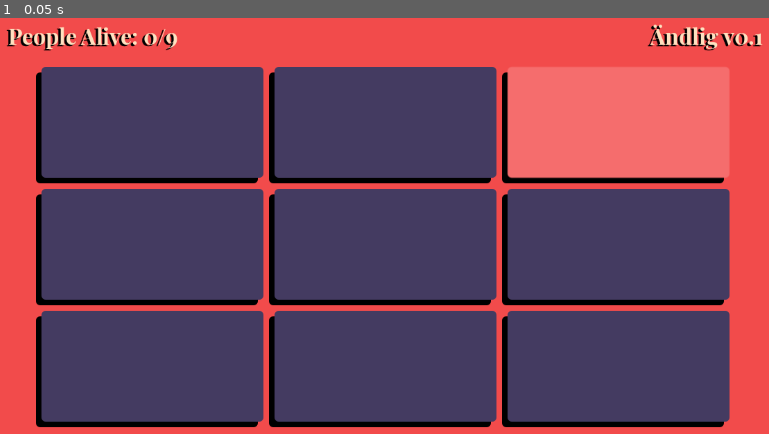
Above: before the commit, frame 1.
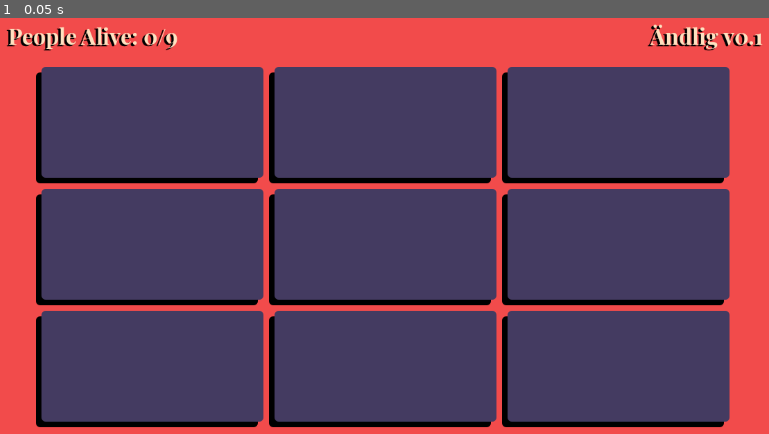
Above: after the commit, the same moment.

Repository: TheTwoBoom/andlig
Game: Godot game, scene res://game.tscn
Same seed, same stepped clock (60 frames per second), same inputs: the game is played once before the commit and once after it.
Inputs:
- Up to frame 1 (0.05 s): no input

The runs differ from the first frame. In frame 1, 7.7% of the frame differs, in the area x 65-95%, y 11-39%.

Commit message:
fsrgdtjftuiurrstjuoöy8å04serydfghkp0s6rdv kbliuprde4zsr6tyg80ö´+¨0ytiydrsertw45w4e56ijäpögre4q2536wtuihoögjftseraw46rtj

Diff:
--- a/game.tscn
+++ b/game.tscn
@@ -1,9 +1,8 @@
-[gd_scene load_steps=6 format=3 uid="uid://bbo0icv8hjbdc"]
+[gd_scene load_steps=5 format=3 uid="uid://bbo0icv8hjbdc"]
 
 [ext_resource type="PackedScene" uid="uid://cluq3rylga2p0" path="res://scanner.tscn" id="1_fc0e3"]
 [ext_resource type="StyleBox" uid="uid://dsnqjgddtrqlf" path="res://panel_designs/neutral.tres" id="1_feb5d"]
 [ext_resource type="FontFile" uid="uid://dwejpsmil4dmm" path="res://PlayfairDisplayBold-nRv8g.ttf" id="2_7jktm"]
-[ext_resource type="StyleBox" uid="uid://cvqs0u6r65r5d" path="res://panel_designs/dead.tres" id="3_7jktm"]
 [ext_resource type="StyleBox" uid="uid://chtv0e8piv5s" path="res://panel_designs/shadow.tres" id="4_fc0e3"]
 
 [node name="Control" type="Control"]
@@ -140,7 +139,7 @@
 [node name="PanelContainer3" type="PanelContainer" parent="MarginContainer/VBoxContainer/CenterContainer/GridContainer"]
 custom_minimum_size = Vector2(320, 160)
 layout_mode = 2
-theme_override_styles/panel = ExtResource("3_7jktm")
+theme_override_styles/panel = ExtResource("1_feb5d")
 
 [node name="PanelContainer4" type="PanelContainer" parent="MarginContainer/VBoxContainer/CenterContainer/GridContainer"]
 custom_minimum_size = Vector2(320, 160)
